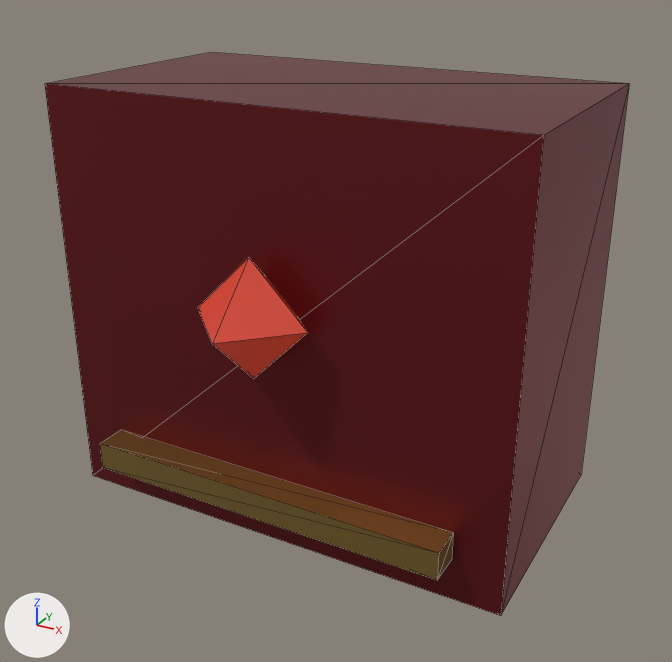
An edit to the glTF model src/client/dev_viewer/models/modular_heroes/dk_chest_base.glb, drawn before and after from the same camera.
The view is the same before and after, from a 50 mm camera at (0.52, -0.948, 0.428) aimed at (0.016, -0.032, -0.031). The axes (+X, +Y, +Z) are drawn at lower left. The lights are the same throughout. The picture after the commit comes second. Mesh edges are drawn as thin lines. Where no turn or scale is listed for an object, it has been applied to the vertices. Vertices at exactly the same position are counted once.

The older version as bpy lines, for what is in view:
```python
mat_material_1 = principled_material('Material_1')
mat_material_1.base_color = (0.366, 0.238, 0.0666)  # brown #a38649
mat_material_1.metallic = 0.8
mat_material_1.roughness = 0.28
mat_material_2 = principled_material('Material_2')
mat_material_2.base_color = (0.665, 0.063, 0.0356)  # red #d54735
mat_material_2.roughness = 0.3
mat_material_2.emission_color = (0.665, 0.063, 0.0356)  # red #d54735
mat_material_2.emission_strength = 0.15
me_mesh_0 = bpy.data.meshes.new('Mesh_0')
me_mesh_0.from_pydata(...)  # a box spanning x -0.29..0.29, y -0.16..0.16, z -0.26..0.26
me_mesh_0.materials.append(mat_material_0)  # dark red #792328
me_mesh_1 = bpy.data.meshes.new('Mesh_1')
me_mesh_1.from_pydata(...)  # a box spanning x -0.23..0.23, y -0.02..0.02, z -0.018..0.018
me_mesh_1.materials.append(mat_material_1)  # brown #a38649
me_mesh_2 = bpy.data.meshes.new('Mesh_2')
me_mesh_2.from_pydata([(0.0, 0.0, 0.07), (0.0, -0.07, 0.0), (0.07, 0.0, 0.0), (0.0, 0.0, -0.07), (0.0, 0.07, 0.0), (-0.07, 0.0, 0.0)], [], [(0, 1, 2), (1, 3, 2), (3, 4, 2), (4, 0, 2), (0, 4, 5), (4, 3, 5), (3, 1, 5), (1, 0, 5)])
me_mesh_2.materials.append(mat_material_2)  # red #d54735
ob_chest_gem = bpy.data.objects.new('chest_gem', me_mesh_2)
ob_chest_gem.location = (0.0, -0.19, 0.04)
ob_chest_plate = bpy.data.objects.new('chest_plate', me_mesh_0)
ob_chest_plate.location = (0.0, 0.0, 0.0)
ob_chest_trim = bpy.data.objects.new('chest_trim', me_mesh_1)
ob_chest_trim.location = (0.0, -0.18, -0.19)
```
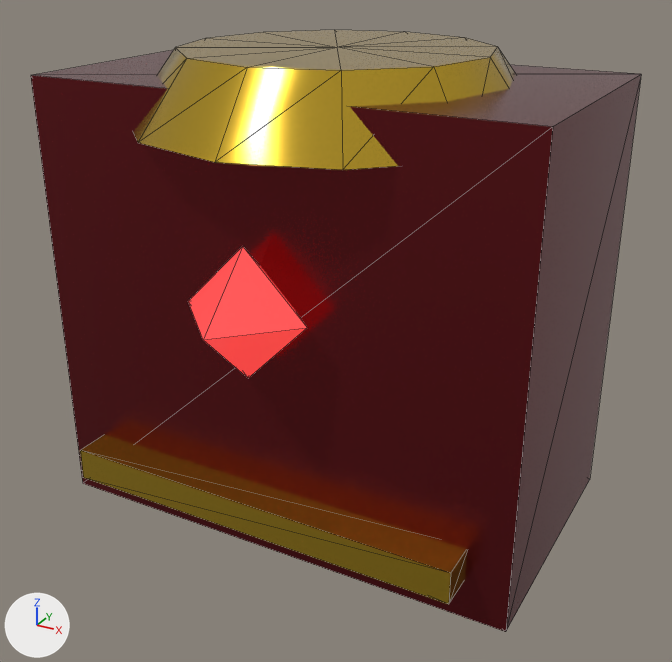
The edits, one by one:
Material 'Material_1' (mat_material_1) changes colour from brown #a38649 to yellow #d4af37; in linear values from (0.366, 0.238, 0.0666) to (0.658, 0.429, 0.0382).
In material 'Material_1' (mat_material_1), metallic goes from 0.8 to 0.92.
In material 'Material_1' (mat_material_1), roughness goes from 0.28 to 0.18.
In material 'Material_2' (mat_material_2), emission_strength goes from 0.15 to 0.8.
me_mesh_0 is used by ob_chest_plate; location (0.0, 0.0, 0.0).
me_mesh_0 had 8 vertices, 12 faces and spanned x -0.29..0.29, y -0.16..0.16, z -0.26..0.26.
me_mesh_0 now has 8 vertices, 12 faces and spans x -0.3..0.3, y -0.17..0.17, z -0.27..0.27.
Part 1, on me_mesh_0:
Vertex 0 of me_mesh_0 moves from (0.29, -0.16, 0.26) at pixel (543, 135) to (0.3, -0.17, 0.27) at pixel (552, 126).
Vertex 1 of me_mesh_0 moves from (0.29, 0.16, 0.26) at pixel (629, 83) to (0.3, 0.17, 0.27) at pixel (641, 74).
Vertex 2 of me_mesh_0 moves from (0.29, -0.16, -0.26) at pixel (500, 615) to (0.3, -0.17, -0.27) at pixel (505, 631).
Vertex 3 of me_mesh_0 moves from (0.29, 0.16, -0.26) at pixel (581, 475) to (0.3, 0.17, -0.27) at pixel (589, 479).
Vertex 4 of me_mesh_0 moves from (-0.29, 0.16, 0.26) at pixel (211, 52) to (-0.3, 0.17, 0.27).
Vertex 5 of me_mesh_0 moves from (-0.29, -0.16, 0.26) at pixel (44, 83) to (-0.3, -0.17, 0.27) at pixel (30, 75).
Vertex 6 of me_mesh_0 moves from (-0.29, 0.16, -0.26) to (-0.3, 0.17, -0.27).
Vertex 7 of me_mesh_0 moves from (-0.29, -0.16, -0.26) at pixel (92, 475) to (-0.3, -0.17, -0.27) at pixel (82, 483).
me_mesh_1 is used by ob_chest_trim; location (0.0, -0.18, -0.19).
me_mesh_1 had 8 vertices, 12 faces and spanned x -0.23..0.23, y -0.02..0.02, z -0.018..0.018.
me_mesh_1 now has 8 vertices, 12 faces and spans x -0.25..0.25, y -0.025..0.025, z -0.02..0.02.
me_mesh_1 part 2: the whole mesh is scaled about its middle by (1.09, 1.25, 1.14).
Mesh me_mesh_3 is new.
It has 28 vertices, 48 faces and spans x -0.24..0.24, y -0.24..0.24, z -0.04..0.04.
It uses material mat_material_1 (yellow #d4af37).
Object 'chest_trim' (ob_chest_trim) moves from (0.0, -0.18, -0.19) to (0.0, -0.19, -0.2).
Object 'chest_gem' (ob_chest_gem) moves from (0.0, -0.19, 0.04) to (0.0, -0.2, 0.05).
Object 'chest_gorget' (ob_chest_gorget) is new; it shows me_mesh_3.
Its location is (0.0, 0.0, 0.26).

Where the change shows, as pixel boxes [x1, y1, x2, y2] in the pictures (672 x 662 px):
'chest_plate', reshaped
    before: [45, 52, 629, 616]
    after: [31, 50, 641, 632]
'chest_gorget', added (yellow)
    after: [133, 30, 516, 170]
'chest_trim', recoloured, surface changed, rescaled (10% wider, 13% taller)
    before: [100, 430, 453, 580]
    after: [80, 435, 467, 604]
'chest_gem', surface changed, moved
    before: [198, 258, 308, 379]
    after: [188, 246, 307, 378]
